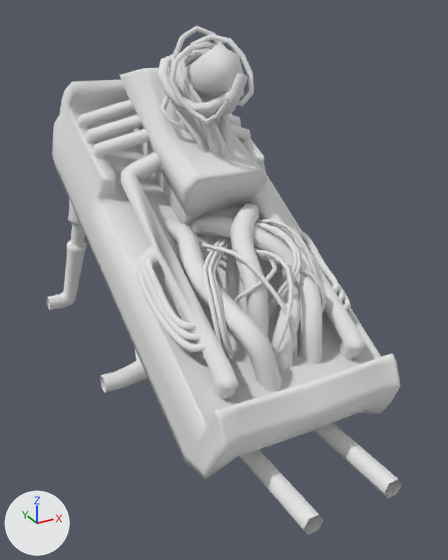
Two versions of the OBJ model data/assets/meshes/chassis-lvl1.obj, one commit apart.
The view is the same before and after, from a camera (50 mm lens) standing at (-3.66, -6.65, 2.58) and looking at (-0.11, -0.19, -0.64). The axes (+X, +Y, +Z) are drawn at lower left. The lights are the same throughout. Where no turn or scale is listed for an object, it has been applied to the vertices.

In view in the first picture: 'Chassis-Lvl1-Base_Chassis-Lvl1_Cube.001', 'Cylinder.016_Cylinder.000'.
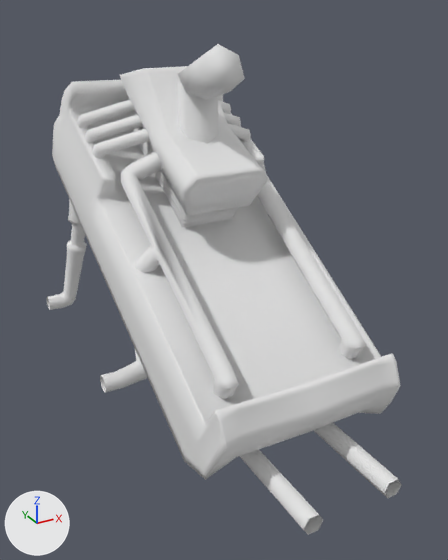
Changed parts and their boxes [x1, y1, x2, y2] in the pictures (448 x 560 px):
'Cylinder.016_Cylinder.000', deleted
    before: [137, 26, 351, 391]

The edits, one by one:
Object 'Cylinder.016_Cylinder.000' (ob_cylinder_016_cylinder_000) is deleted.
